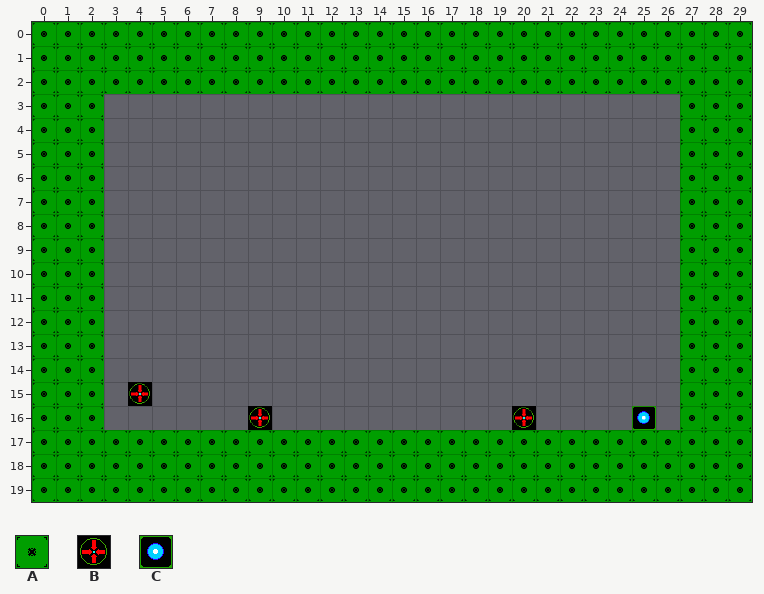
Two versions of a level (Tiled map, tiled/maps/level3.tmx). The picture above was drawn from the file before the commit.
Cells are 32x32 px. Shown: x 0..29, y 0..19.
Key: from "Props": A 0 "Tile", B 1 "Placeholder", C 4 "Goal".
_ is an empty cell.
Objects are placed by their top-left corner, in cells (3,4 is the top-left corner of cell 3,4); size is 1x1 cell unless given.
Layer "Layout" before, first column x 0:
 0 AAAAAAAAAAAAAAAAAAAAAAAAAAAAAA
 1 AAAAAAAAAAAAAAAAAAAAAAAAAAAAAA
 2 AAAAAAAAAAAAAAAAAAAAAAAAAAAAAA
 3 AAA________________________AAA
 4 AAA________________________AAA
 5 AAA________________________AAA
 6 AAA________________________AAA
 7 AAA________________________AAA
 8 AAA________________________AAA
 9 AAA________________________AAA
10 AAA________________________AAA
11 AAA________________________AAA
12 AAA________________________AAA
13 AAA________________________AAA
14 AAA________________________AAA
15 AAA________________________AAA
16 AAA________________________AAA
17 AAAAAAAAAAAAAAAAAAAAAAAAAAAAAA
18 AAAAAAAAAAAAAAAAAAAAAAAAAAAAAA
19 AAAAAAAAAAAAAAAAAAAAAAAAAAAAAA
Objects on layer "Objects" before:
B "Spawnpoint" at 4,15
C "Goal" at 25,16
B "Portal" at 9,16
B "Portal" at 20,16
And afterwards:
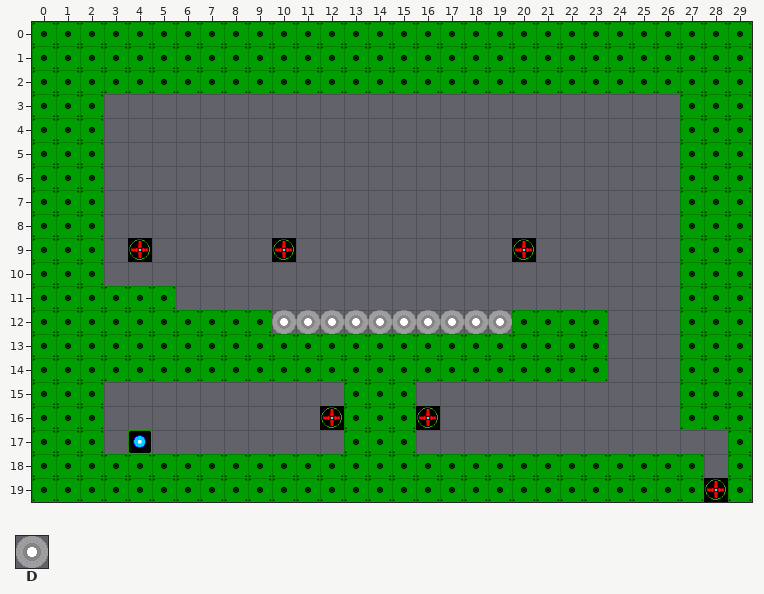
Further tiles: from "Props": D 5 "Saw".
Changes in this commit:
Changed rows in their new state; . is an unchanged cell.
Layer "Layout":
first column x 3:
11 AAA.......................
12 AAAAAAA..........AAAA.....
13 AAAAAAAAAAAAAAAAAAAAA.....
14 AAAAAAAAAAAAAAAAAAAAA.....
15 ..........AAA.............
16 ..........AAA.............
17 __________..._____________
18 ........................._
19 ........................._
Layer "Objects":
changed: B "Spawnpoint" at 4,15 -> B "Spawnpoint" at 4,9
changed: B "Portal" at 9,16 -> B "Portal" at 10,9
changed: B "Portal" at 20,16 -> B "Portal" at 20,9
changed: C "Goal" at 25,16 -> C "Goal" at 4,17
added: D "Saw" at 10,12
added: D "Saw" at 12,12
added: D "Saw" at 11,12
added: D "Saw" at 13,12
added: D "Saw" at 14,12
added: D "Saw" at 15,12
added: D "Saw" at 16,12
added: D "Saw" at 18,12
added: D "Saw" at 17,12
added: D "Saw" at 19,12
added: B "Portal" at 16,16
added: B "Portal" at 12,16
added: B "Portal" at 28,19
Pixel boxes of the changes (left, top, right, bottom) in both pictures:
new place: (128, 238, 152, 262)
new place: (272, 238, 296, 262)
new place: (512, 238, 536, 262)
changed: (104, 286, 728, 502)
